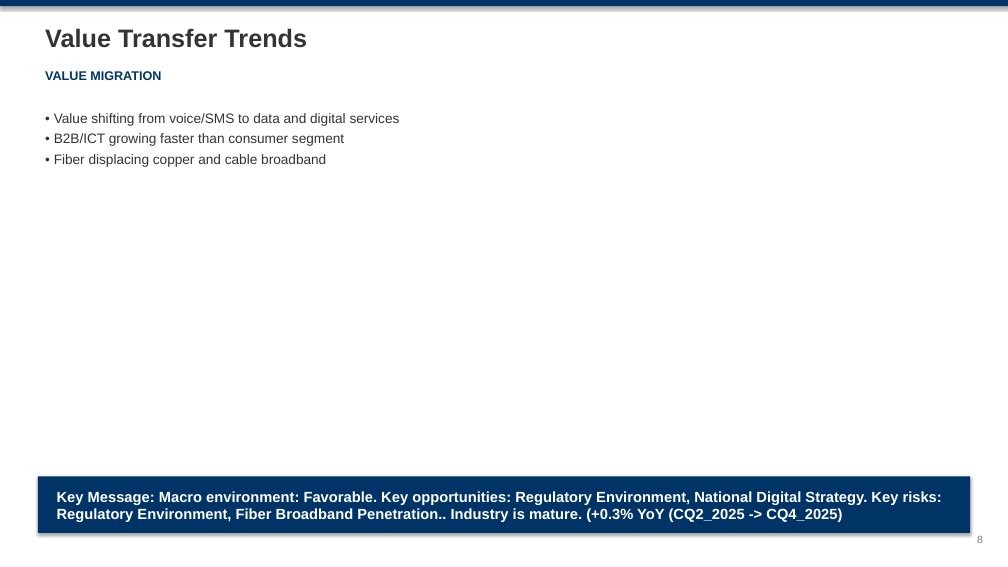
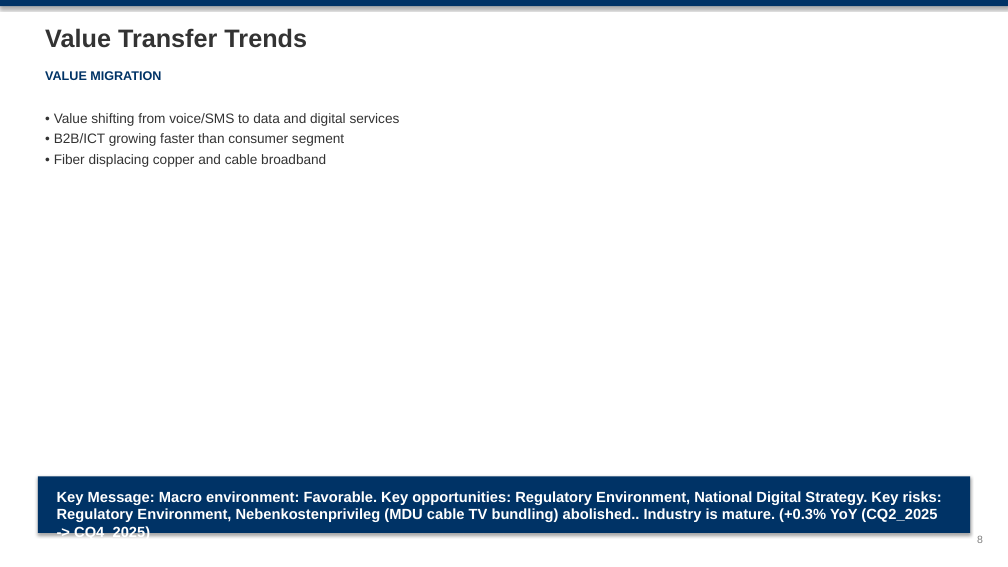
Before and after one commit to mypinseeker/BLM-Financial-Report-Analysis, a slide deck: slide 8 of reports/germany/vodafone_germany/CQ4_2025/blm_vodafone_germany_analysis_cq4_2025.pptx. Drawn at 1008x567 pixels with LibreOffice and Linux fonts; fonts in the diff are those of the drawing. Boxes give left, top, right and bottom in pixels: in the first picture for what was removed or moved away, otherwise in the second. Text is boxed around its words. In the diff, an @@ line names an element or a change of style, - is before the commit and + after.

```diff
--- a/reports/germany/vodafone_germany/CQ4_2025/blm_vodafone_germany_analysis_cq4_2025.pptx
+++ b/reports/germany/vodafone_germany/CQ4_2025/blm_vodafone_germany_analysis_cq4_2025.pptx
@@ text at (57, 491, 942, 522): text changed @@
-Key Message: Macro environment: Favorable. Key opportunities: Regulatory Environment, National Digital Strategy. Key risks: Regulatory Environment, Fiber Broadband Penetration.. Industry is mature. (+0.3% YoY (CQ2_2025 -> CQ4_2025)
+Key Message: Macro environment: Favorable. Key opportunities: Regulatory Environment, National Digital Strategy. Key risks: Regulatory Environment, Nebenkostenprivileg (MDU cable TV bundling) abolished.. Industry is mature. (+0.3% YoY (CQ2_2025 -> CQ4_2025)
```
Also in this commit, not shown: 12 other slides changed, 15 other files.
